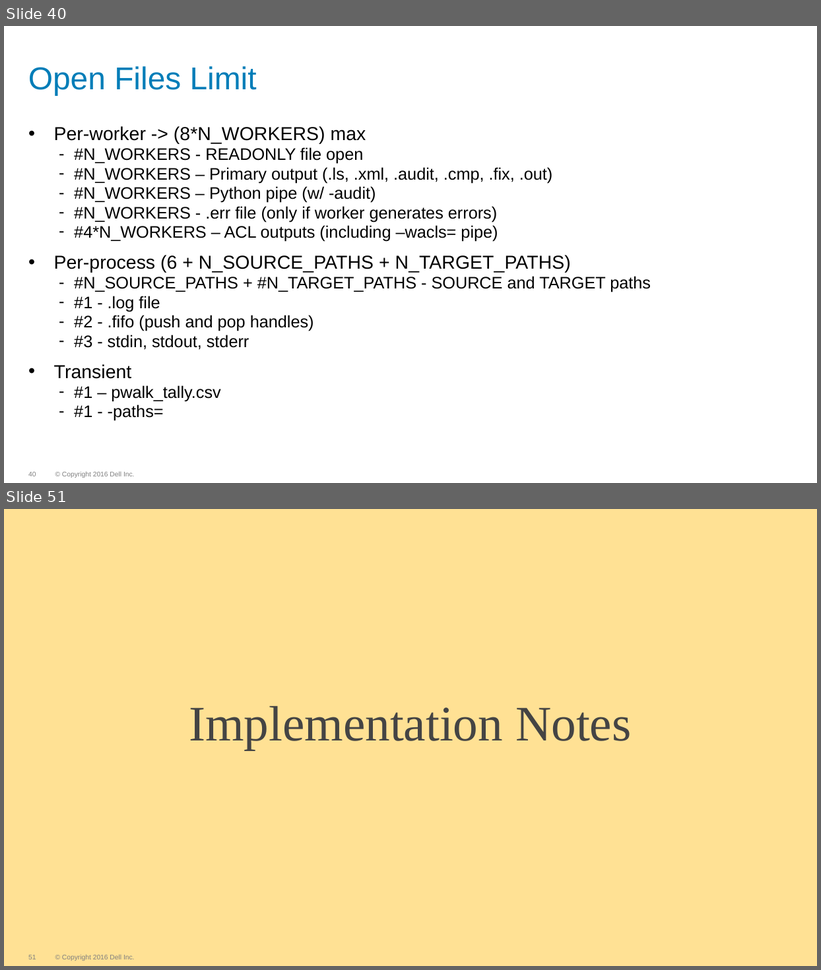
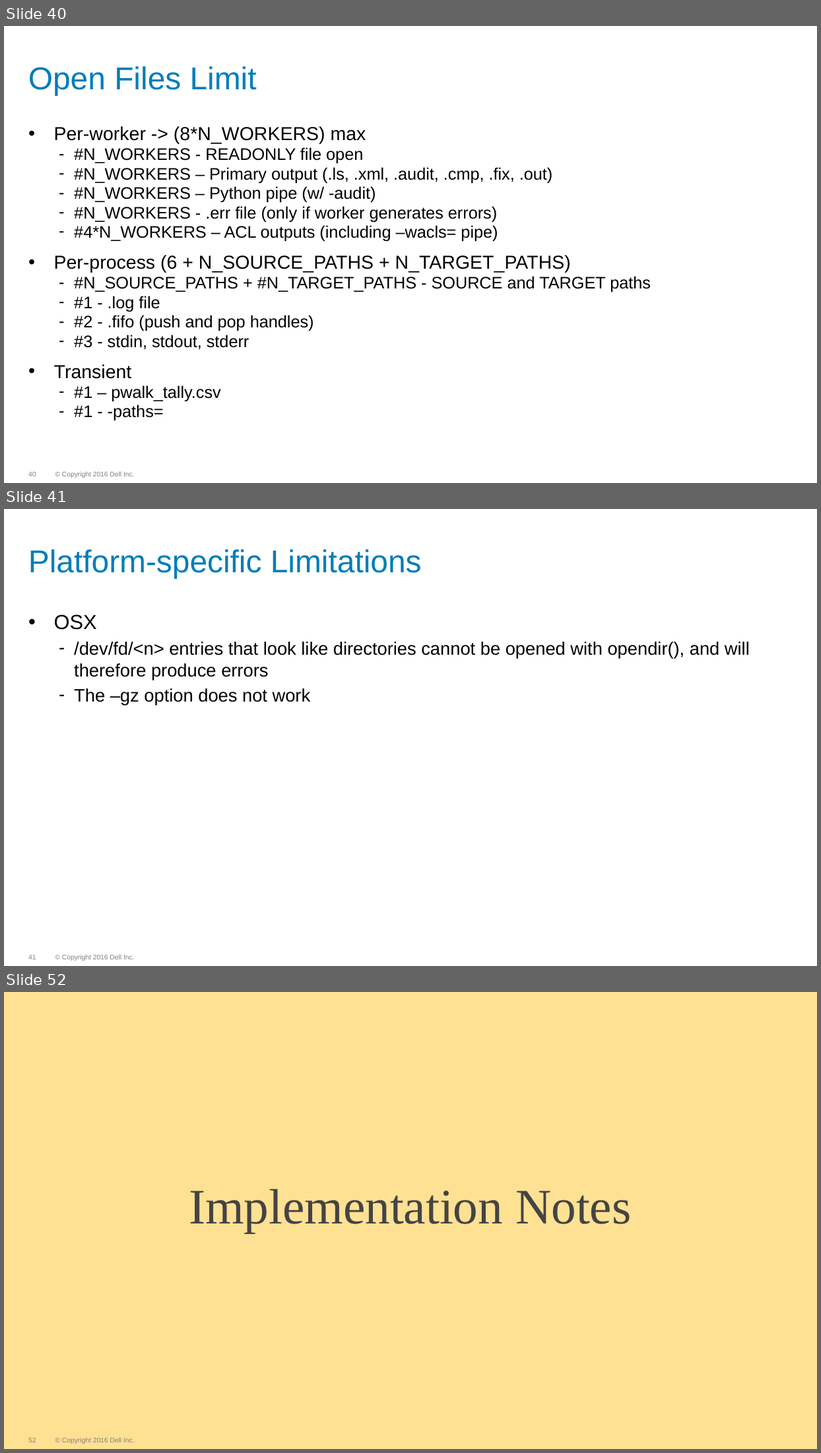
Before and after one commit to WhizBob/pwalk, a slide deck: doc/pwalk_slides.pptx. Shown one above the other, each under a label of ours: slides 40 and 51 before the commit, slides 40, 41 and 52 after it; the slides between them are not shown. The pictures are 821x970 and 821x1453 pixels, drawn with LibreOffice and Linux fonts; fonts in the diff are those of the drawing; background and template pictures are left out. Boxes give left, top, right and bottom in pixels: in the first picture for what was removed or moved away, otherwise in the second. Text is boxed around its words. In the diff, an @@ line names an element or a change of style, - is before the commit and + after.

```diff
--- a/doc/pwalk_slides.pptx
+++ b/doc/pwalk_slides.pptx
@@ slide 41 added at [4,509,817,966], background #FFFFFF; not listed: 2 template elements that a slide beside it also shows @@
@@ title added at [28,549,422,578], 28 pt, text #007DB8 @@
+Platform-specific Limitations
@@ text added at [54,615,750,705], 16 pt, text #000000 @@
+• OSX
+  – /dev/fd/<n> entries that look like directories cannot be opened with opendir(), and will therefore produce errors
+  – The –gz option does not work
@@ what was slide 51 is now slide 52 @@
```
Also in this commit, not shown: 1 slide changed, 10 other files.
